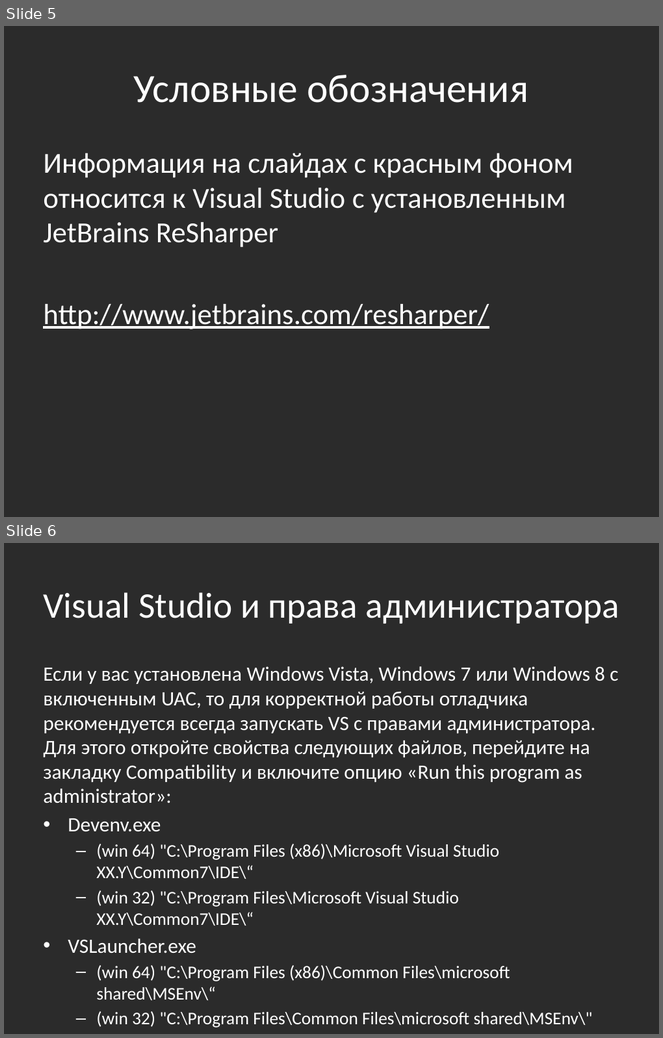
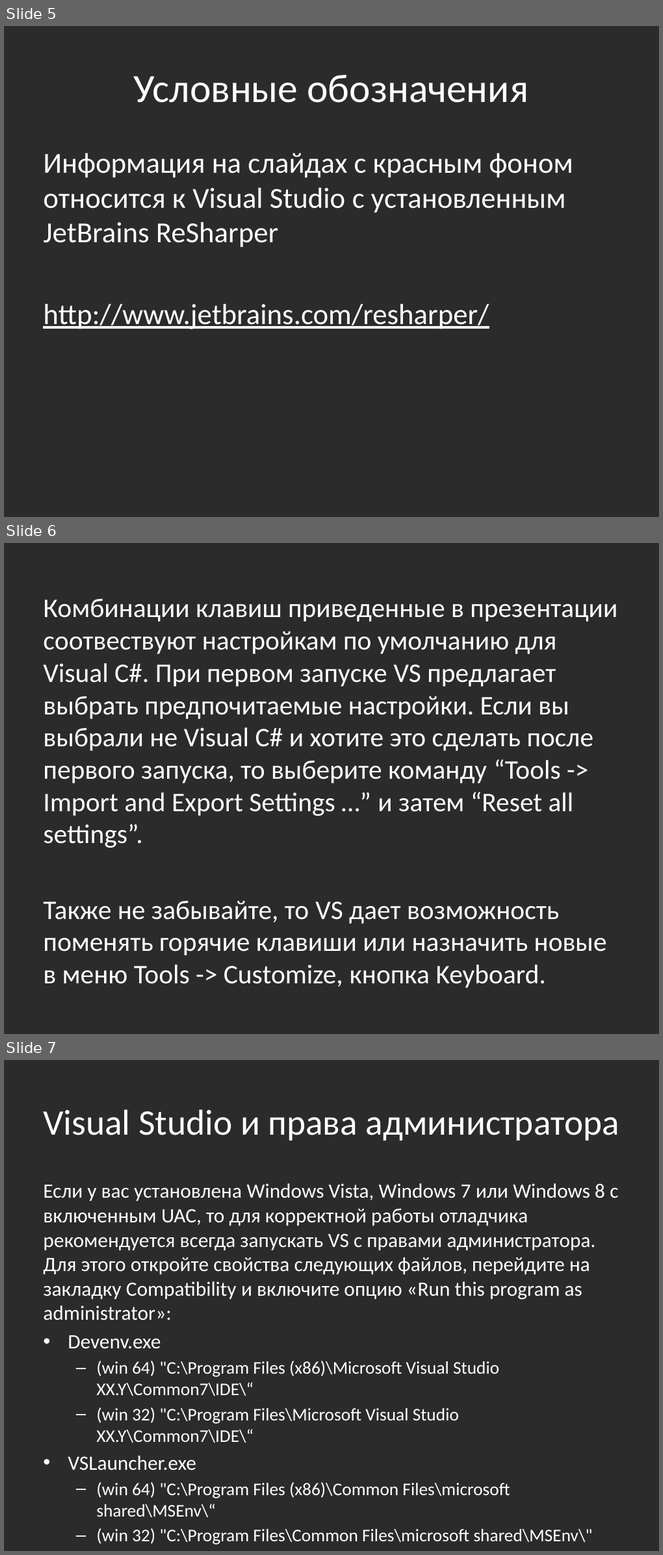
Before and after one commit to bazile/Training, a slide deck: Presentation/tools-visual-studio.pptx. Shown one above the other, each under a label of ours: slides 5 and 6 before the commit, slides 5, 6 and 7 after it. The pictures are 663x1038 and 663x1555 pixels, drawn with LibreOffice and Linux fonts; fonts in the diff are those of the drawing; background and template pictures are left out; a plain dark background stands for a picture behind light text. Boxes give left, top, right and bottom in pixels: in the first picture for what was removed or moved away, otherwise in the second. Text is boxed around its words. In the diff, an @@ line names an element or a change of style, - is before the commit and + after.

Commit message:
How to reset VS settings

```diff
--- a/Presentation/tools-visual-studio.pptx
+++ b/Presentation/tools-visual-studio.pptx
@@ slide 6 added at bbox=[4, 543, 659, 1034], background picture (left out) @@
@@ text added at bbox=[43, 599, 618, 988], 29.6 pt, text #FFFFFF @@
+Комбинации клавиш приведенные в презентации соотвествуют настройкам по умолчанию для Visual C#. При первом запуске VS предлагает выбрать предпочитаемые настройки. Если вы выбрали не Visual C# и хотите это сделать после первого запуска, то выберите команду “Tools -> Import and Export Settings …” и затем “Reset all settings”.
+Также не забывайте, то VS дает возможность поменять горячие клавиши или назначить новые в меню Tools -> Customize, кнопка Keyboard.
@@ what was slide 6 is now slide 7 @@
```
